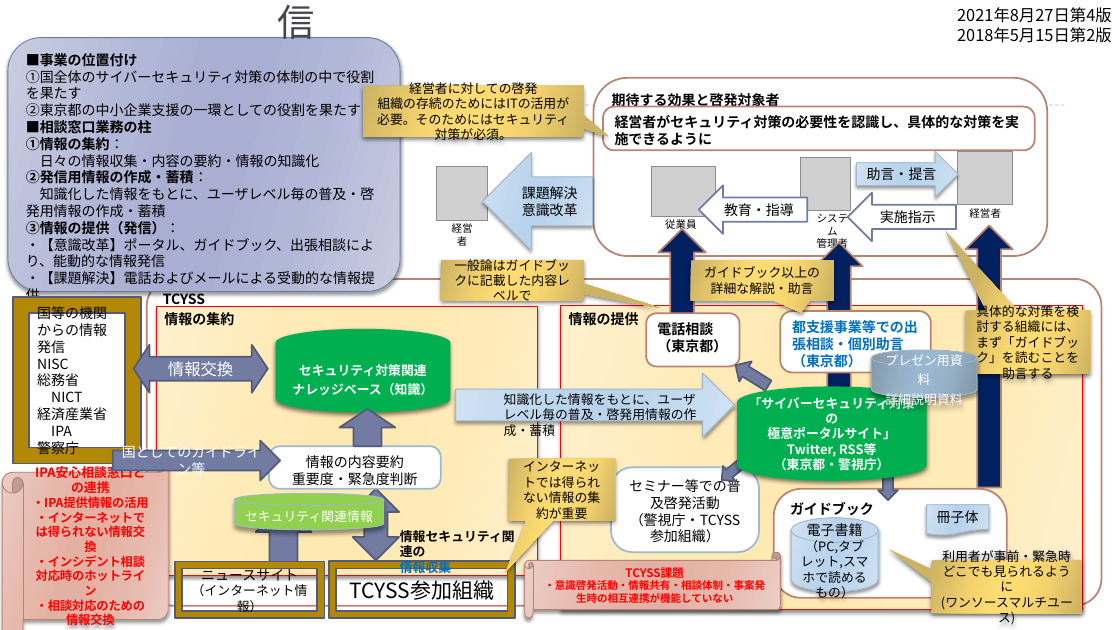
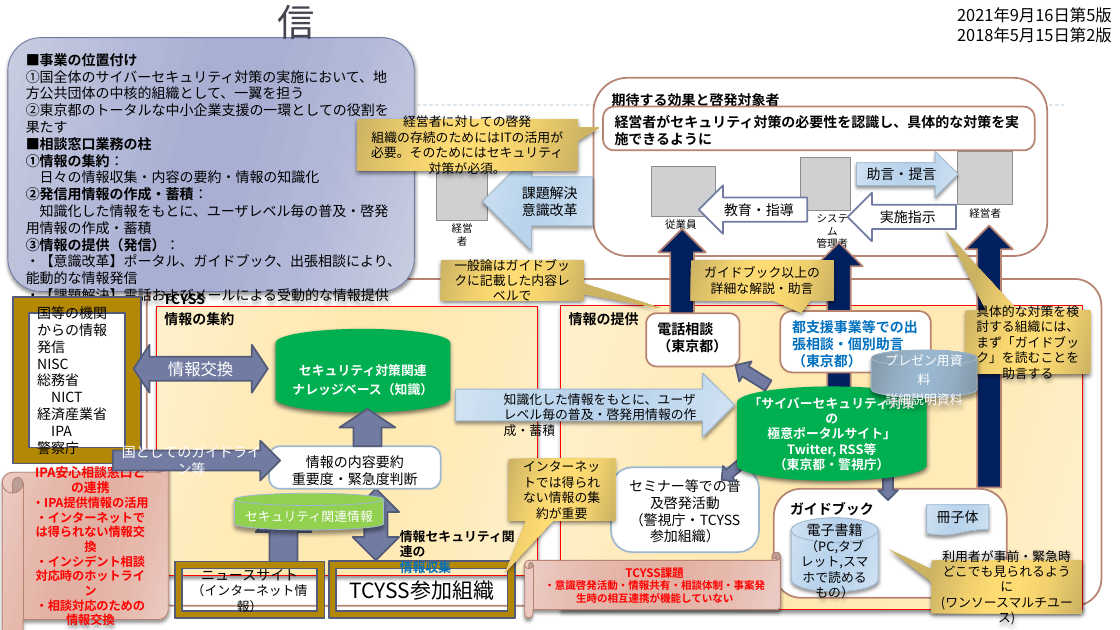
Before and after one commit to BlueMoon55/Presentation_Doc, a slide deck: slide 1 of Cyber/TCYSSでの情報収集・蓄積と発信.pptx. Drawn at 1120x630 pixels with LibreOffice and Linux fonts; fonts in the diff are those of the drawing; grey boxes stand for pictures. Boxes give left, top, right and bottom in pixels: in the first picture for what was removed or moved away, otherwise in the second. Text is boxed around its words. In the diff, an @@ line names an element or a change of style, - is before the commit and + after.

```diff
--- a/Cyber/TCYSSでの情報収集・蓄積と発信.pptx
+++ b/Cyber/TCYSSでの情報収集・蓄積と発信.pptx
@@ text at <box>957,7,1112,23</box>: text changed @@
-2021年8月27日第4版
+2021年9月16日第5版
@@ rounded rectangle "■事業の位置付け": place and size @@
-rounded rectangle "■事業の位置付け" at <box>8,38,400,292</box>
+rounded rectangle "■事業の位置付け" at <box>8,38,414,292</box>
@@ text in rounded rectangle at <box>26,70,387,99</box>: text changed @@
-①国全体のサイバーセキュリティ対策の体制の中で役割を果たす
-②東京都の中小企業支援の一環としての役割を果たす
+①国全体のサイバーセキュリティ対策の実施において、地方公共団体の中核的組織として、一翼を担う
+②東京都のトータルな中小企業支援の一環としての役割を果たす
@@ speech box "経営者に対しての啓発": place and size @@
-speech box "経営者に対しての啓発" at <box>363,86,584,137</box>
+speech box "経営者に対しての啓発" at <box>357,119,578,171</box>
@@ speech box "経営者に対しての啓発" at <box>357,119,578,171</box>: proportions changed @@
```
Also in this commit, not shown: 1 other file.
